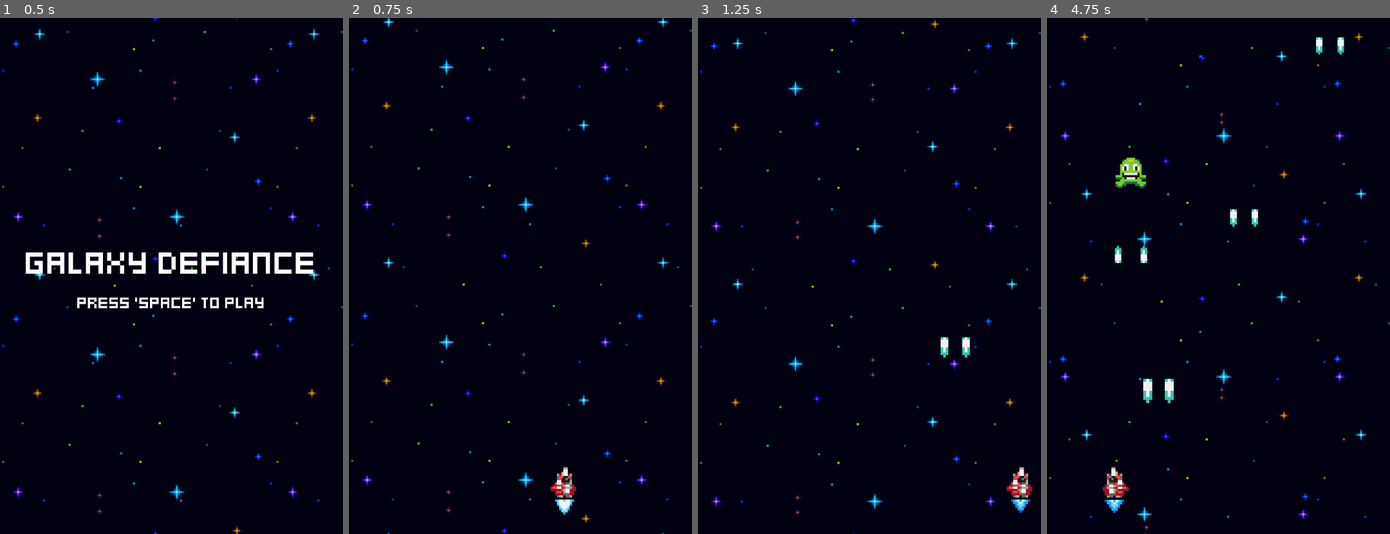
Above: before the commit, frames 1-4 (left to right).
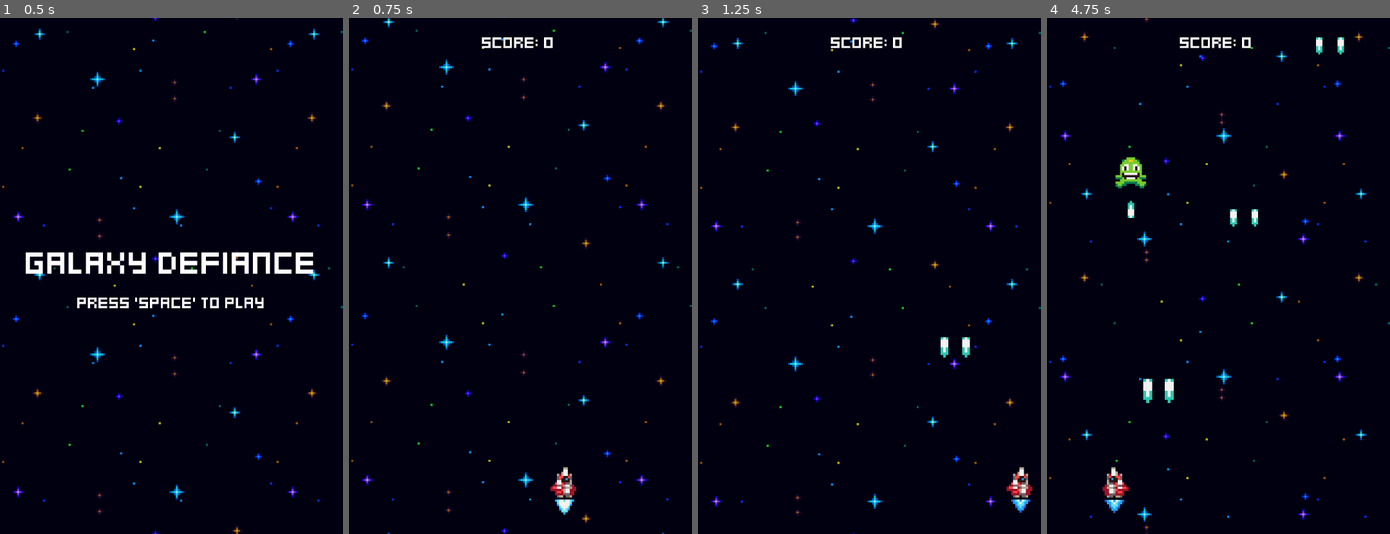
Above: after the commit, the same moments.

Repository: clpanini/ShootEmUps
Game: Godot game, scene res://menus/menu.tscn
Two runs of this game, one before a commit and one after it. Both use one fixed random seed, a clock stepped at 60 frames per second and the inputs below.
Inputs:
- Up to frame 1 (0.5 s): no input
- Up to frame 2 (0.75 s): tap Space at 0.5 s; hold Right (ui_right) from 0.53 s (still down); tap Enter (ui_accept) at 0.6 s
- Up to frame 3 (1.25 s): keep holding Right (ui_right); tap Enter (ui_accept) at 0.77, 1.07 s
- Up to frame 4 (4.75 s): release Right (ui_right) at 1.28 s; hold Left (ui_left) 1.28-2.03 s; tap Enter (ui_accept) at 1.35, 1.52, 1.82, 2.1, 2.85, 3.02, 3.32, 3.6, 3.77, 4.07, 4.35, 4.52 s; hold Right (ui_right) 2.03-3.53 s; hold Left (ui_left) from 3.53 s (still down)

Frame 1 is identical in both runs. In frame 2, 0.2% of the frame differs, in the area x 38-60%, y 3-6%; in frame 3, 0.2%; in frame 4, 0.5%, in the area x 19-60%, y 3-48%.

Commit message:
Added Score and Highscore Stats

Diff:
--- a/components/score_component.gd
+++ b/components/score_component.gd
@@ -1,5 +1,6 @@
 # Give the component a class name so it can be instanced as a custom node
 class_name ScoreComponent
+
 extends Node
 
 # Export the game stats so we can manipulate the game score
--- a/enemies/enemy.gd
+++ b/enemies/enemy.gd
@@ -9,13 +9,17 @@
 @onready var hurtbox_component:  = $HurtboxComponent as HurtboxComponent
 @onready var hitbox_component:  = $HitboxComponent as HitboxComponent
 @onready var destroyed_component:  = $DestroyedComponent as DestroyedComponent
-@onready var left_laser: Marker2D = $LeftLaser
-@onready var right_laser: Marker2D = $"RightLaser"
+@onready var enemy_laser: Marker2D = $EnemyLaser
 @onready var spawner_component_2: SpawnerComponent = $SpawnerComponent2 as SpawnerComponent
 @onready var laser_rate_timer: Timer = $LaserRateTimer
+@onready var score_component:  = $ScoreComponent as ScoreComponent
 
 
 func _ready() -> void:
+	stats_component.no_health.connect(func():
+		score_component.adjust_score()
+	)
+
 	laser_rate_timer.timeout.connect(shoot_lasers)
 	visible_on_screen_notifier_2d.screen_exited.connect(queue_free)
 	hurtbox_component.hurt.connect(func(hitbox: HitboxComponent):
@@ -27,6 +31,5 @@
 	hitbox_component.hit_hurtbox.connect(destroyed_component.destroy.unbind(1))
 
 func shoot_lasers() -> void:
-	spawner_component_2.spawn(left_laser.global_position)
-	spawner_component_2.spawn(right_laser.global_position)
+	spawner_component_2.spawn(enemy_laser.global_position)
 	scale_component.tween_scale()
--- a/enemies/enemy.tscn
+++ b/enemies/enemy.tscn
@@ -13,6 +13,8 @@
 [ext_resource type="PackedScene" uid="uid://b8l74a6ch3s1f" path="res://effects/explosion_effect.tscn" id="11_ccbdt"]
 [ext_resource type="Script" uid="uid://xgss5e2gmtiw" path="res://components/destroyed_component.gd" id="12_ccbdt"]
 [ext_resource type="PackedScene" uid="uid://bsk73ua1qgbe4" path="res://projectiles/enemy_laser.tscn" id="13_mgey2"]
+[ext_resource type="Script" uid="uid://5dkhj6gii325" path="res://components/score_component.gd" id="14_0h01o"]
+[ext_resource type="Resource" uid="uid://tgftfe6pt50e" path="res://game_stats.tres" id="15_8cidi"]
 
 [node name="Enemy" type="Node2D"]
 script = ExtResource("1_07tka")
@@ -74,11 +76,8 @@
 destroy_effect_spawner_component = NodePath("../SpawnerComponent")
 metadata/_custom_type_script = "uid://xgss5e2gmtiw"
 
-[node name="LeftLaser" type="Marker2D" parent="."]
-position = Vector2(-6, 7)
-
-[node name="RightLaser" type="Marker2D" parent="."]
-position = Vector2(6, 7)
+[node name="EnemyLaser" type="Marker2D" parent="."]
+position = Vector2(0, 7)
 
 [node name="SpawnerComponent2" type="Node2D" parent="."]
 script = ExtResource("10_g67el")
@@ -86,4 +85,10 @@
 metadata/_custom_type_script = "uid://b6d0cn3rqsa7x"
 
 [node name="LaserRateTimer" type="Timer" parent="."]
+wait_time = 2.0
 autostart = true
+
+[node name="ScoreComponent" type="Node" parent="."]
+script = ExtResource("14_0h01o")
+game_stats = ExtResource("15_8cidi")
+metadata/_custom_type_script = "uid://5dkhj6gii325"
--- /dev/null
+++ b/game_stats.gd
@@ -0,0 +1,12 @@
+class_name GameStats
+
+extends Resource
+
+@export var score: int = 0 :
+	set(value):
+		score = value
+		score_changed.emit(score)
+
+@export var highscore: int = 0
+
+signal score_changed(new_score)
--- /dev/null
+++ b/game_stats.tres
@@ -0,0 +1,7 @@
+[gd_resource type="Resource" script_class="GameStats" load_steps=2 format=3 uid="uid://tgftfe6pt50e"]
+
+[ext_resource type="Script" uid="uid://bafriuuix0ktw" path="res://game_stats.gd" id="1_aggsc"]
+
+[resource]
+script = ExtResource("1_aggsc")
+metadata/_custom_type_script = "uid://bafriuuix0ktw"
--- a/menus/game_over.gd
+++ b/menus/game_over.gd
@@ -1,5 +1,17 @@
 extends Control
+
+@export var game_stats: GameStats
+
+@onready var score_value: Label = %ScoreValue
+@onready var highscore_value: Label = %HighscoreValue
+
+func _ready() -> void:
+	if game_stats.score > game_stats.highscore:
+		game_stats.highscore = game_stats.score
+	score_value.text = str(game_stats.score)
+	highscore_value.text = str(game_stats.highscore)
 
 func _process(delta: float) -> void:
 	if Input.is_action_just_pressed("ui_accept"):
+		game_stats.score = 0
 		get_tree().change_scene_to_file("res://menus/menu.tscn")
--- a/menus/game_over.tscn
+++ b/menus/game_over.tscn
@@ -1,7 +1,8 @@
-[gd_scene load_steps=6 format=3 uid="uid://7jlhn66002v"]
+[gd_scene load_steps=7 format=3 uid="uid://7jlhn66002v"]
 
 [ext_resource type="Script" uid="uid://bbie45kmgi1lb" path="res://menus/game_over.gd" id="1_hl86a"]
 [ext_resource type="PackedScene" uid="uid://xxg8lds4a54r" path="res://effects/space_background.tscn" id="2_a6cs8"]
+[ext_resource type="Resource" uid="uid://tgftfe6pt50e" path="res://game_stats.tres" id="2_kwtkc"]
 [ext_resource type="FontFile" uid="uid://dcfqpmm1mf3ly" path="res://fonts/kenney_mini_square.ttf" id="3_kwtkc"]
 [ext_resource type="LabelSettings" uid="uid://cm6s3heyg8mj" path="res://fonts/default_label_settings.tres" id="4_mgyup"]
 
@@ -16,6 +17,7 @@
 grow_horizontal = 2
 grow_vertical = 2
 script = ExtResource("1_hl86a")
+game_stats = ExtResource("2_kwtkc")
 
 [node name="SpaceBackground" parent="." instance=ExtResource("2_a6cs8")]
 
@@ -36,6 +38,40 @@
 label_settings = SubResource("LabelSettings_oa3s2")
 horizontal_alignment = 1
 
+[node name="ScoreHBoxContainer" type="HBoxContainer" parent="CenterContainer/VBoxContainer"]
+layout_mode = 2
+
+[node name="ScoreLabel" type="Label" parent="CenterContainer/VBoxContainer/ScoreHBoxContainer"]
+layout_mode = 2
+size_flags_horizontal = 3
+text = "Score:"
+label_settings = ExtResource("4_mgyup")
+
+[node name="ScoreValue" type="Label" parent="CenterContainer/VBoxContainer/ScoreHBoxContainer"]
+unique_name_in_owner = true
+layout_mode = 2
+text = "0"
+label_settings = ExtResource("4_mgyup")
+
+[node name="HighScoreHBoxContainer2" type="HBoxContainer" parent="CenterContainer/VBoxContainer"]
+layout_mode = 2
+
+[node name="HighscoreLabel" type="Label" parent="CenterContainer/VBoxContainer/HighScoreHBoxContainer2"]
+layout_mode = 2
+size_flags_horizontal = 3
+text = "Highscore:"
+label_settings = ExtResource("4_mgyup")
+
+[node name="HighscoreValue" type="Label" parent="CenterContainer/VBoxContainer/HighScoreHBoxContainer2"]
+unique_name_in_owner = true
+layout_mode = 2
+text = "0"
+label_settings = ExtResource("4_mgyup")
+
+[node name="Space" type="Control" parent="CenterContainer/VBoxContainer"]
+custom_minimum_size = Vector2(0, 32)
+layout_mode = 2
+
 [node name="MenuLabel" type="Label" parent="CenterContainer/VBoxContainer"]
 layout_mode = 2
 text = "Press 'space' to Return
--- a/project.godot
+++ b/project.godot
@@ -15,6 +15,10 @@
 config/features=PackedStringArray("4.5", "Forward Plus")
 config/icon="res://icon.svg"
 
+[autoload]
+
+ResourceStash="*res://resource_stash.gd"
+
 [display]
 
 window/size/viewport_width=160
--- a/projectiles/enemy_laser.tscn
+++ b/projectiles/enemy_laser.tscn
@@ -14,7 +14,7 @@
 [node name="MoveComponent" type="Node" parent="." node_paths=PackedStringArray("actor")]
 script = ExtResource("2_1mdi8")
 actor = NodePath("..")
-velocity = Vector2(0, 200)
+velocity = Vector2(0, 100)
 metadata/_custom_type_script = "uid://dq5twx3sbiral"
 
 [node name="VisibleOnScreenNotifier2D" type="VisibleOnScreenNotifier2D" parent="."]
--- /dev/null
+++ b/resource_stash.gd
@@ -0,0 +1,4 @@
+extends Node
+
+
+var game_stats: GameStats = load("res://game_stats.tres")
--- a/world.gd
+++ b/world.gd
@@ -1,9 +1,18 @@
 extends Node2D
 
+@export var game_stats: GameStats
 @onready var ship: Node2D = $Ship
 # Called when the node enters the scene tree for the first time.
+@onready var score_label: Label = $ScoreLabel
+
 func _ready() -> void:
+	update_score_label(game_stats.score)
+	game_stats.score_changed.connect(update_score_label)
+
 	ship.tree_exiting.connect(func():
 		await get_tree().create_timer(1.0).timeout
 		get_tree().change_scene_to_file("res://menus/game_over.tscn")
 )
+
+func update_score_label(new_score: int) -> void:
+	score_label.text = "Score: " + str(new_score)
--- a/world.tscn
+++ b/world.tscn
@@ -1,12 +1,19 @@
-[gd_scene load_steps=5 format=3 uid="uid://bes22y7ycutx8"]
+[gd_scene load_steps=8 format=3 uid="uid://bes22y7ycutx8"]
 
 [ext_resource type="Script" uid="uid://dafb4d5vwy6qw" path="res://world.gd" id="1_aqk2v"]
 [ext_resource type="PackedScene" uid="uid://d1boqc3786vlg" path="res://player_ship/ship.tscn" id="1_f3sb7"]
+[ext_resource type="Resource" uid="uid://tgftfe6pt50e" path="res://game_stats.tres" id="2_dwbse"]
 [ext_resource type="PackedScene" uid="uid://xxg8lds4a54r" path="res://effects/space_background.tscn" id="2_fj7yv"]
 [ext_resource type="PackedScene" uid="uid://ueb8bqvkic7g" path="res://enemy_generator.tscn" id="3_tlwt5"]
+[ext_resource type="FontFile" uid="uid://dcfqpmm1mf3ly" path="res://fonts/kenney_mini_square.ttf" id="5_036b0"]
+
+[sub_resource type="LabelSettings" id="LabelSettings_dwbse"]
+font = ExtResource("5_036b0")
+font_size = 8
 
 [node name="World" type="Node2D"]
 script = ExtResource("1_aqk2v")
+game_stats = ExtResource("2_dwbse")
 
 [node name="Ship" parent="." instance=ExtResource("1_f3sb7")]
 position = Vector2(80, 216)
@@ -14,3 +21,11 @@
 [node name="SpaceBackground" parent="Ship" instance=ExtResource("2_fj7yv")]
 
 [node name="EnemyGenerator" parent="." instance=ExtResource("3_tlwt5")]
+
+[node name="ScoreLabel" type="Label" parent="."]
+offset_right = 159.0
+offset_bottom = 23.0
+text = "SCORE"
+label_settings = SubResource("LabelSettings_dwbse")
+horizontal_alignment = 1
+vertical_alignment = 1
Not shown: 1 places in enemies/enemy.tscn that only renumber resources
Not shown, added: game_stats.gd.uid
Not shown, added: resource_stash.gd.uid
